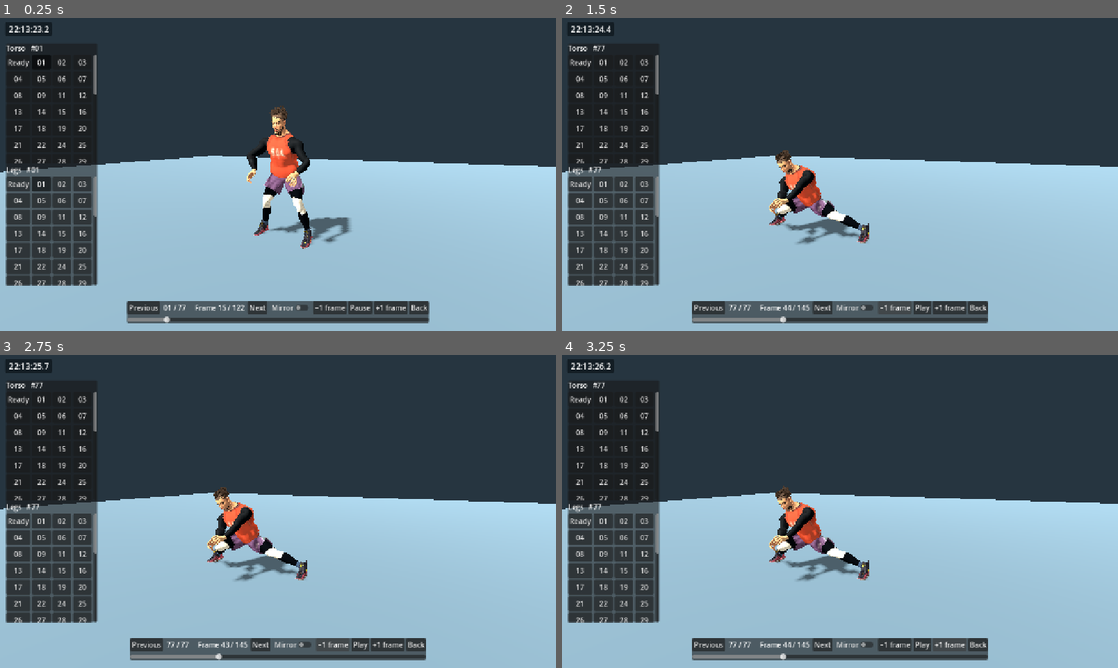
Above: before the commit, frames 1-4 (two rows, left to right).
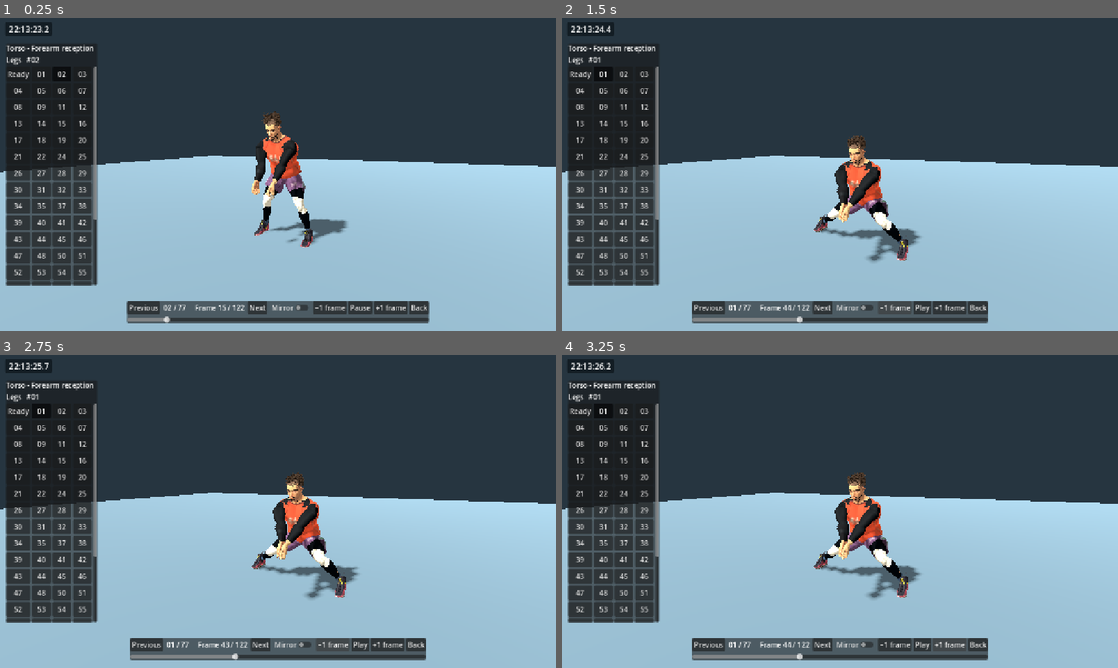
Above: after the commit, the same moments.

Repository: foreandr/volleyball
Game: Godot game, scene res://scenes/reception_studio.tscn
Same seed, same stepped clock (60 frames per second), same inputs: the game is played once before the commit and once after it. This scene is started directly instead of the project's main scene. Sound files missing from this copy of the repository are replaced by a short silence.
Inputs:
- Up to frame 1 (0.25 s): no input
- Up to frame 2 (1.5 s): click "Previous" at 0.5 s; click "−1 frame" at 1.25 s
- Up to frame 3 (2.75 s): click "−1 frame" at 2 s
- Up to frame 4 (3.25 s): click "+1 frame" at 2.75 s

The runs differ from the first frame. In frame 1, 5.4% of the frame differs, in the area x 1-64%, y 8-94%; in frame 2, 7.7%, in the area x 1-65%, y 8-98%; in frame 3, 7.7%; in frame 4, 7.7%.

Commit message:
Use one shared forearm reception torso and start the studio on sidestep two

Diff:
--- a/scripts/reception_studio.gd
+++ b/scripts/reception_studio.gd
@@ -2,7 +2,6 @@
 
 const Catalog := "res://assets/reception_studio.json"
 const Dive = preload("res://scripts/forward_reception_dive.gd")
-const Platform = preload("res://scripts/reception_platform_pose.gd")
 const Save = preload("res://scripts/player_reception_save.gd")
 var player = preload("res://scripts/volleyball_player.gd").new()
 var pivot := Node3D.new()
@@ -10,7 +9,7 @@
 var ready_pose: Array[Transform3D]=[]
 var clasp: Array[Transform3D]=[]
 var clips: Array=[]
-var index := 0
+var index := 1
 var frame := 0.
 var playing := true
 var yaw := .43
@@ -23,9 +22,11 @@
 var elapsed := 0.
 var source := ""
 var sidebar := PanelContainer.new()
-var layer_grids: Array[GridContainer]=[]
-var layer_labels: Array[Label]=[]
-var layer_sources := [0,0]
+const FOREARM = preload("res://assets/animations/straight_pass_02.res")
+var leg_grid := GridContainer.new()
+var leg_label := Label.new()
+var legs := 1
+var forearm_frames := {}
 var upper_bones: Array[int]=[]
 
 func _ready() -> void:
@@ -99,26 +100,21 @@
 	sidebar.offset_right=224
 	var tiers := VBoxContainer.new()
 	sidebar.add_child(tiers)
-	for tier in 2:
-		var caption := Label.new()
-		tiers.add_child(caption)
-		layer_labels.append(caption)
-		var scroll := ScrollContainer.new()
-		scroll.horizontal_scroll_mode=ScrollContainer.SCROLL_MODE_DISABLED
-		scroll.size_flags_vertical=Control.SIZE_EXPAND_FILL
-		tiers.add_child(scroll)
-		var grid := GridContainer.new()
-		grid.columns=4
-		scroll.add_child(grid)
-		layer_grids.append(grid)
+	var torso_label := Label.new()
+	torso_label.text="Torso - Forearm reception"
+	tiers.add_child(torso_label)
+	tiers.add_child(leg_label)
+	var scroll := ScrollContainer.new()
+	scroll.horizontal_scroll_mode=ScrollContainer.SCROLL_MODE_DISABLED
+	scroll.size_flags_vertical=Control.SIZE_EXPAND_FILL
+	tiers.add_child(scroll)
+	leg_grid.columns=4
+	scroll.add_child(leg_grid)
 	column.add_child(seek)
 	seek.step=1
 	seek.value_changed.connect(func(value): playing=false; frame=value; draw_pose())
 	refresh()
-	if OS.get_cmdline_user_args().has("--latest"):
-		index=clips.size()-1
-		seek.max_value=clips[index].frames
-	use_current_pair()
+	update_leg_buttons()
 	draw_pose()
 
 func button(row: Control,title: String,action: Callable) -> void:
@@ -134,30 +130,29 @@
 	if entries is Array and not entries.is_empty():
 		clips=entries
 		source=content
-		for tier in 2:
-			var grid := layer_grids[tier]
-			for child in grid.get_children():
-				grid.remove_child(child)
-				child.queue_free()
-			var group := ButtonGroup.new()
-			for clip_index in range(-1,clips.size()):
-				if clip_index>=0 and clips[clip_index].kind=="overhead": continue
-				var choice := Button.new()
-				choice.text="Ready" if clip_index<0 else "%02d" % clips[clip_index].id
-				choice.toggle_mode=true
-				choice.button_group=group
-				choice.custom_minimum_size=Vector2(43,34)
-				choice.set_meta("clip",clip_index)
-				choice.pressed.connect(select_layer.bind(tier,clip_index))
-				grid.add_child(choice)
+		for child in leg_grid.get_children():
+			leg_grid.remove_child(child)
+			child.queue_free()
+		var group := ButtonGroup.new()
+		for clip_index in range(-1,clips.size()):
+			if clip_index>=0 and clips[clip_index].kind=="overhead": continue
+			var choice := Button.new()
+			choice.text="Ready" if clip_index<0 else "%02d" % clips[clip_index].id
+			choice.toggle_mode=true
+			choice.button_group=group
+			choice.custom_minimum_size=Vector2(43,34)
+			choice.set_meta("clip",clip_index)
+			choice.pressed.connect(select_legs.bind(clip_index))
+			leg_grid.add_child(choice)
 		index=mini(index,clips.size()-1)
 		seek.max_value=clips[index].frames
-		update_layer_buttons()
+		update_leg_buttons()
 
 func change_clip(by: int) -> void:
 	index=posmod(index+by,clips.size())
 	frame=0.
-	use_current_pair()
+	legs=index
+	update_leg_buttons()
 	seek.max_value=clips[index].frames
 	draw_pose()
 
@@ -209,31 +204,30 @@
 	if c.kind=="overhead":
 		sample_layer(index,c,f)
 		return
-	var upper := int(layer_sources[0])
-	var legs := int(layer_sources[1])
-	sample_layer(upper,c,f)
-	if upper==legs: return
-	var upper_pose: Array[Transform3D]=[]
-	for bone in upper_bones: upper_pose.append(player.skeleton.get_bone_pose(bone))
 	sample_layer(legs,c,f)
-	for i in upper_bones.size(): player.skeleton.set_bone_pose(upper_bones[i],upper_pose[i])
-
-func select_layer(tier: int, which: int) -> void:
-	layer_sources[tier]=which
-	update_layer_buttons()
-	draw_pose()
-
-func use_current_pair() -> void:
-	layer_sources.assign([index,index])
-	update_layer_buttons()
-
-func update_layer_buttons() -> void:
-	for tier in 2:
-		var which: int=layer_sources[tier]
-		var selection := "Ready" if which<0 else "#%02d" % clips[which].id
-		layer_labels[tier].text=("Torso" if tier==0 else "Legs")+"   "+selection
-		for choice in layer_grids[tier].get_children():
-			choice.set_pressed_no_signal(choice.get_meta("clip")==which)
+	var contact := float(FOREARM.get_meta("contact_time"))
+	var time := remap(f,0.,c.contact,0.,contact) if f<=c.contact else remap(f,c.contact,c.frames,contact,FOREARM.length)
+	var key := roundi(time*60.)
+	if not forearm_frames.has(key):
+		forearm_frames[key]=Save.sample_clip(player.skeleton,FOREARM,minf(key/60.,FOREARM.length))
+	var weight := smoothstep(0.,5.,f)*(1.-smoothstep(c.frames-6.,c.frames,f))
+	for bone in upper_bones:
+		player.skeleton.set_bone_pose(bone,ready_pose[bone].interpolate_with(forearm_frames[key][bone],weight))
+
+func select_legs(which: int) -> void:
+	legs=which
+	if which>=0:
+		var phase := frame/float(clips[index].frames)
+		index=which
+		frame=phase*float(clips[index].frames)
+		seek.max_value=clips[index].frames
+	update_leg_buttons()
+	draw_pose()
+
+func update_leg_buttons() -> void:
+	leg_label.text="Legs   "+("Ready" if legs<0 else "#%02d" % clips[legs].id)
+	for choice in leg_grid.get_children():
+		choice.set_pressed_no_signal(choice.get_meta("clip")==legs)
 
 func sample_layer(which: int, timeline: Dictionary, f: float) -> void:
 	if which<0:
@@ -280,18 +274,8 @@
 		author.set_world_basis(pose,"foot_"+side,foot.basis)
 	var chest: Vector3=author.point(pose,"spine_03")
 	player.position.y=float(c.get("jump",0.))*weight
-	var grip := chest+Vector3(c.side*.72,float(c.get("grip_y",-.18-c.drop*.45)),.58+c.forward*.35)
 	if c.kind=="overhead":
 		for side in ["l","r"]:
 			var sign_x := 1. if side=="l" else -1.
 			author.limb(pose,"upperarm_"+side,"lowerarm_"+side,"hand_"+side,chest+Vector3(sign_x*.12,.38,.30),Vector3(sign_x,-.1,.1),weight)
-	else:
-		var guided: bool=c.get("long_platform",false)
-		var across := Vector3.RIGHT
-		if guided:
-			var left: Vector3=author.point(pose,"upperarm_l")
-			var right: Vector3=author.point(pose,"upperarm_r")
-			across=right.direction_to(left)
-			grip=(left+right)*.5+Vector3(c.side*.4,float(c.grip_y),c.forward+.32).normalized()
-		Platform.connect_arms(pose,author,grip,weight,0.,across,false,false,174.,not guided,.075)
 	for bone in pose.size(): rig.set_bone_pose(bone,pose[bone])
